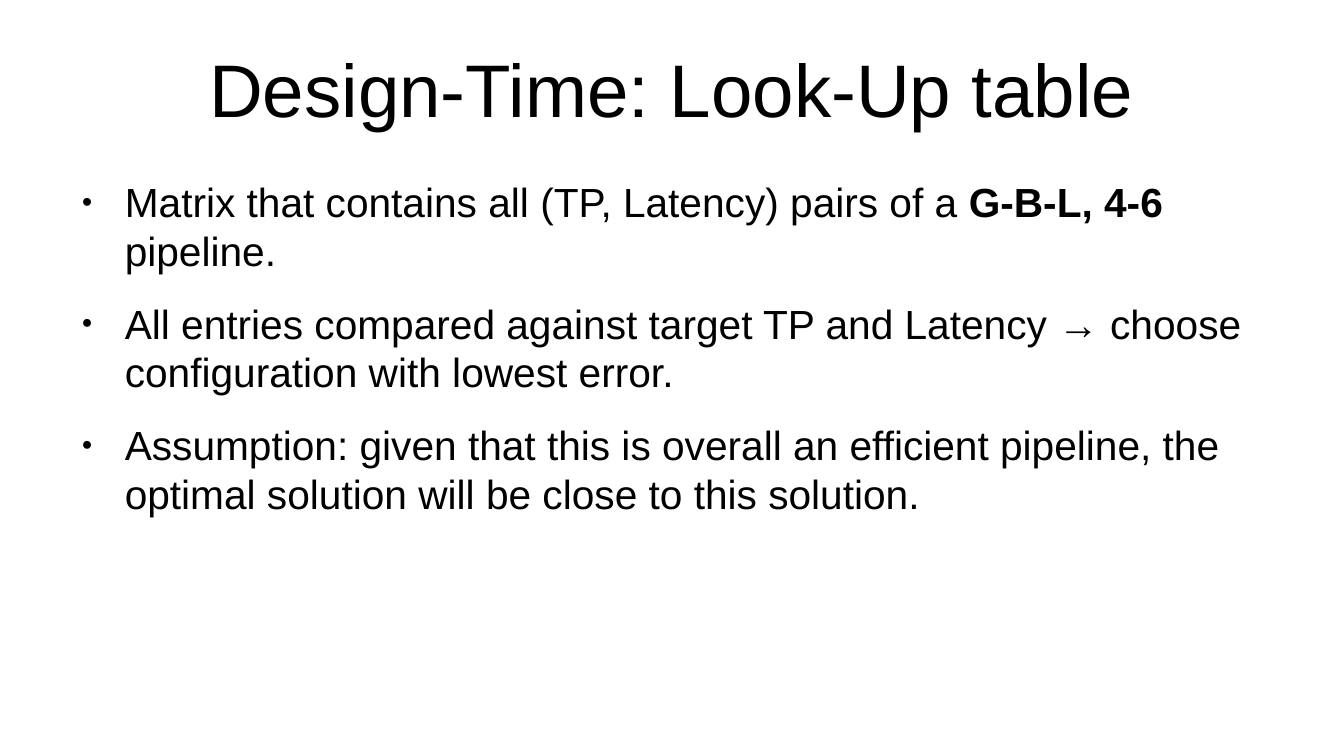
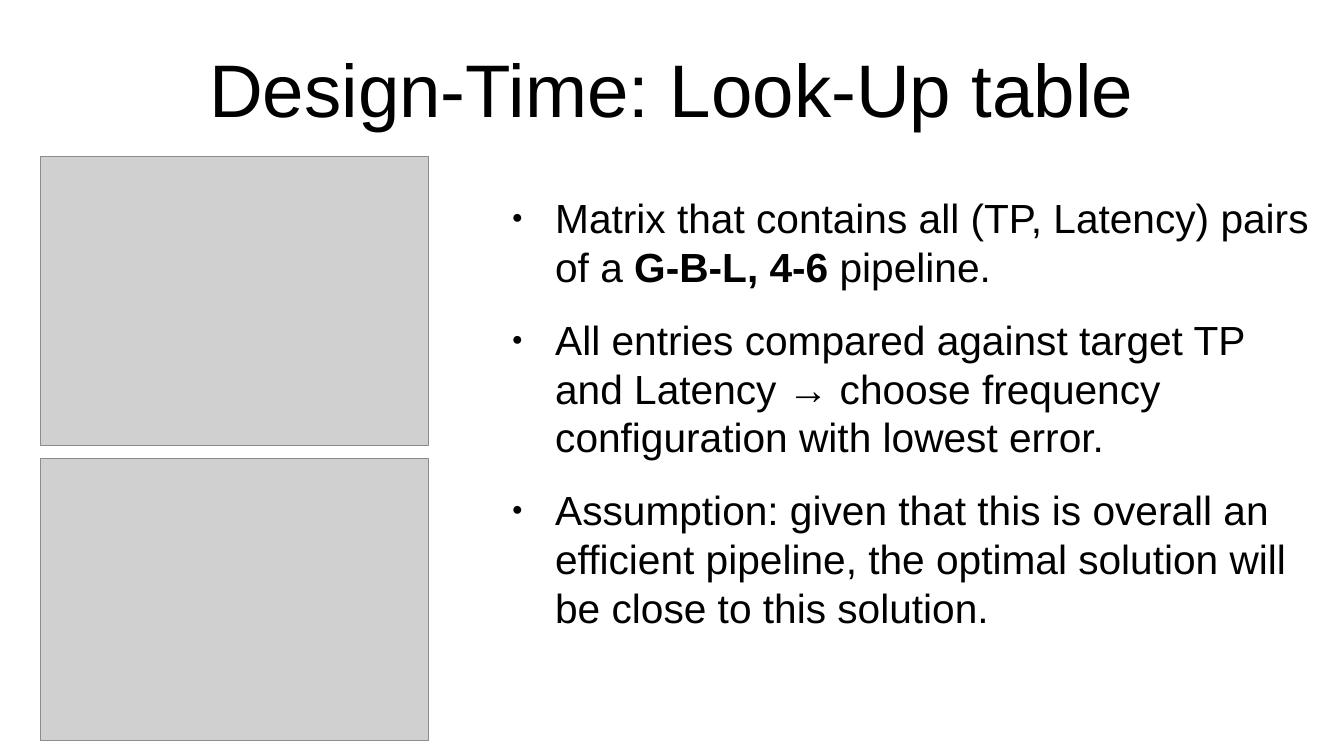
Before and after one commit to ar000001/power-optimization-governor, a slide deck: slide 3 of presentation/Governor Presentation.pptx (slide 4 before the commit). Drawn at 1344x756 pixels with LibreOffice and Linux fonts; fonts in the diff are those of the drawing; grey boxes stand for pictures. Boxes give left, top, right and bottom in pixels: in the first picture for what was removed or moved away, otherwise in the second. Text is boxed around its words. In the diff, an @@ line names an element or a change of style, - is before the commit and + after.

Commit message:
final presentation

```diff
--- a/presentation/Governor Presentation.pptx
+++ b/presentation/Governor Presentation.pptx
@@ picture added at (40,156,428,445) @@
@@ text "Matrix that contains all (TP, ...": place and size @@
-text "Matrix that contains all (TP, ..." at (125,187,1241,517)
+text "Matrix that contains all (TP, ..." at (555,203,1309,624)
@@ text at (555,325,1246,460): text changed @@
-● All entries compared against target TP and Latency → choose configuration with lowest error.
+● All entries compared against target TP and Latency → choose frequency configuration with lowest error.
@@ picture added at (40,459,428,742) @@
```
Also in this commit, not shown: 1 other slide changed, 2 slides added, 2 slides removed.
